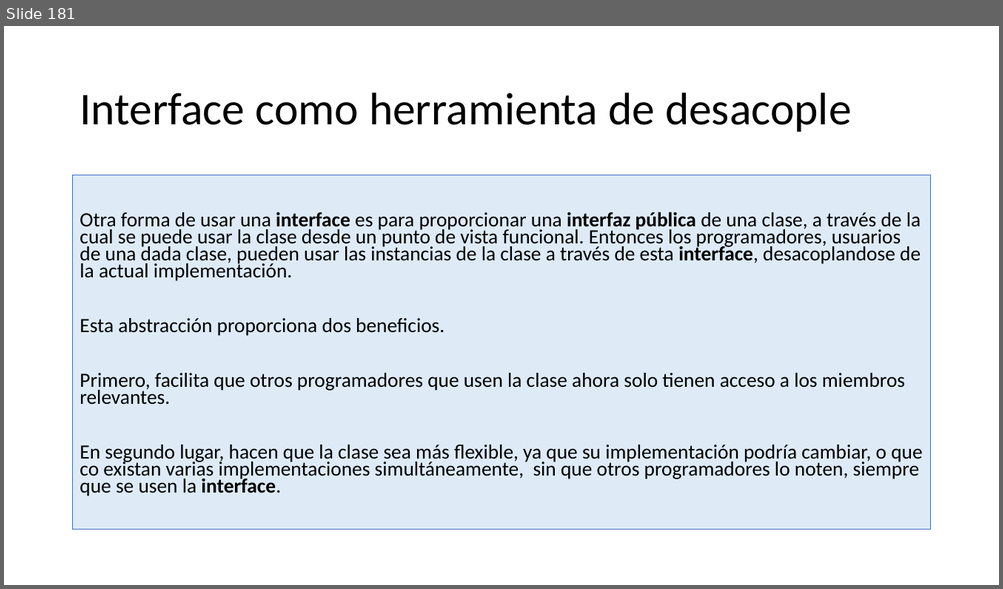
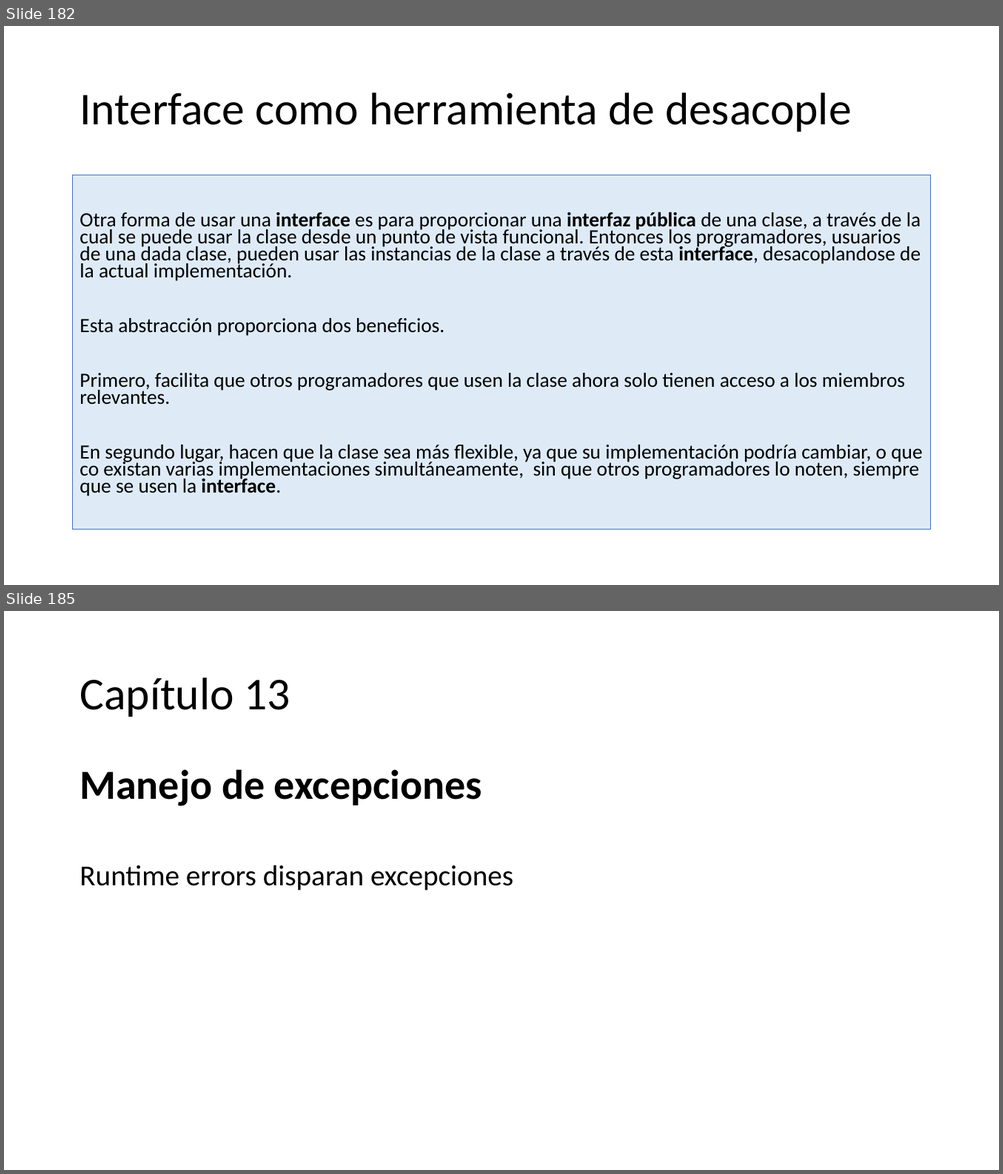
Before and after one commit to AlbertOsinaga/CursoCSharp__8, a slide deck: CSharpQuickReferencia.pptx. Shown one above the other, each under a label of ours: slide 181 before the commit, slides 182 and 185 after it; the slides between them are not shown. The pictures are 1003x589 and 1003x1174 pixels, drawn with LibreOffice and Linux fonts; fonts in the diff are those of the drawing. Boxes give left, top, right and bottom in pixels: in the first picture for what was removed or moved away, otherwise in the second. Text is boxed around its words. In the diff, an @@ line names an element or a change of style, - is before the commit and + after.

```diff
--- a/CSharpQuickReferencia.pptx
+++ b/CSharpQuickReferencia.pptx
@@ slide 185 added at (4,611,999,1170), background #FFFFFF @@
@@ title added at (79,678,290,717), 44 pt, text #000000 @@
+Capítulo 13
@@ text added at (79,769,513,891), 28 pt, text #000000 @@
+Manejo de excepciones
+Runtime errors disparan excepciones
@@ what was slide 181 is now slide 182 @@
```
Also in this commit, not shown: 1 slide changed, 3 other slides added.
